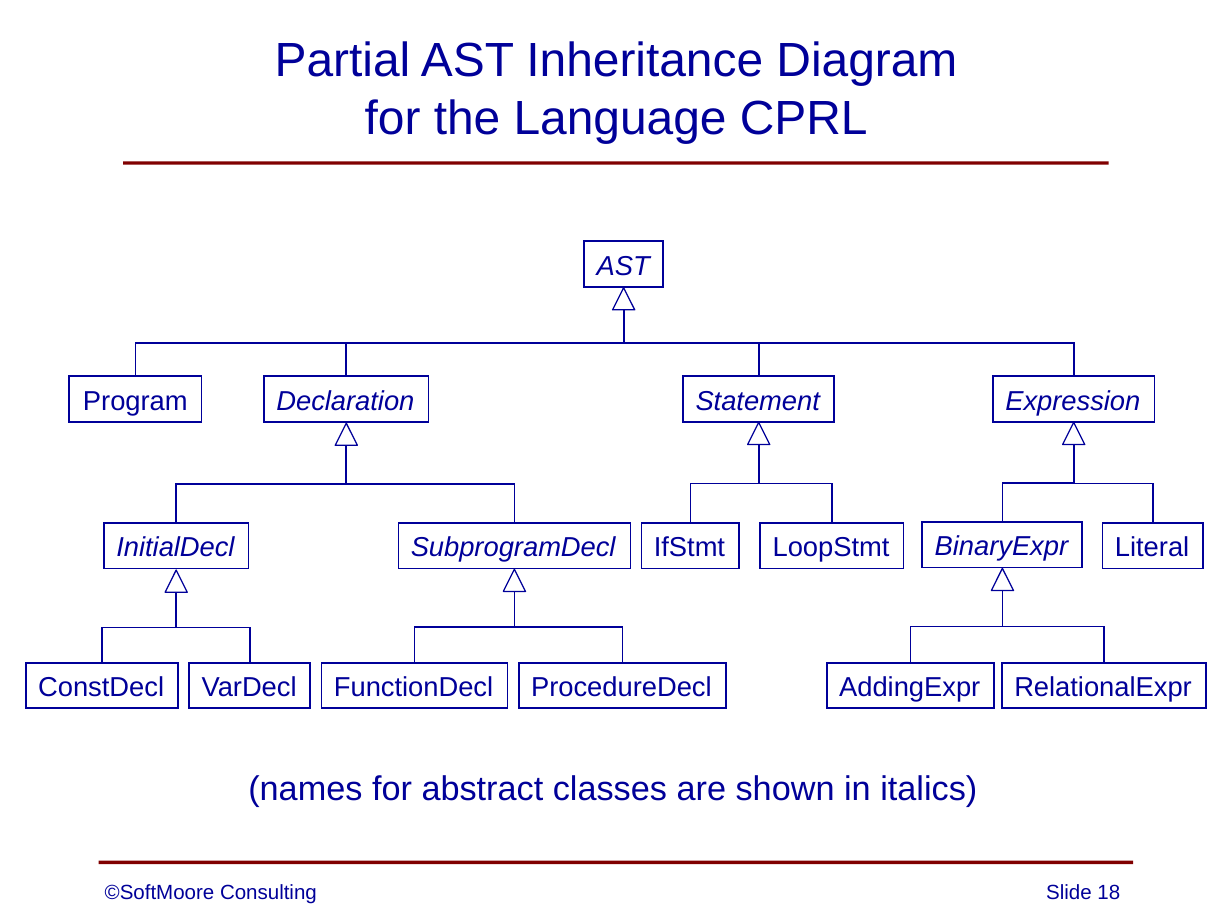
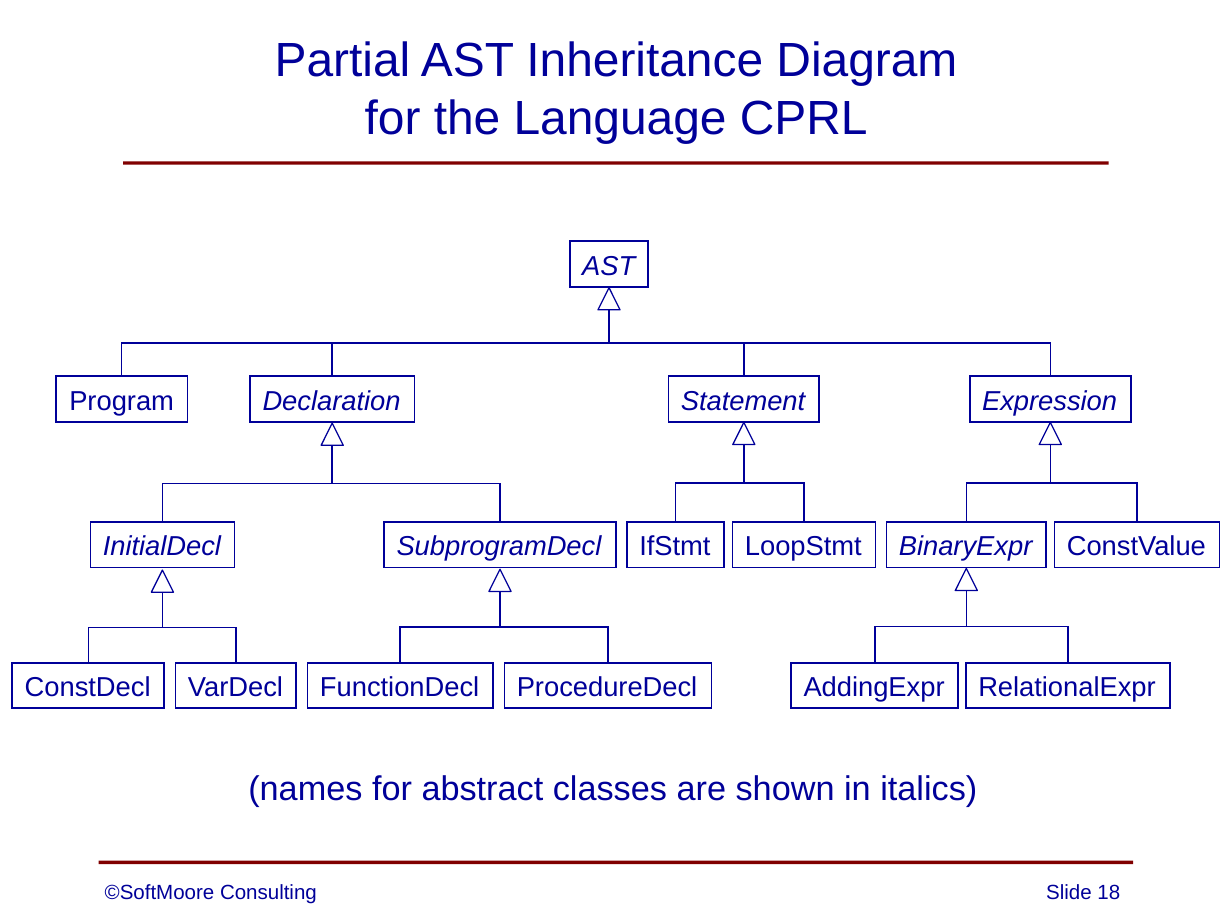
Before and after one commit to SoftMoore/CPRL-Kt, a slide deck: slide 18 of PowerPoint Slides/08 - Abstract Syntax Trees.pptx. Drawn at 1232x924 pixels with LibreOffice and Linux fonts; fonts in the diff are those of the drawing. Boxes give left, top, right and bottom in pixels: in the first picture for what was removed or moved away, otherwise in the second. Text is boxed around its words. In the diff, an @@ line names an element or a change of style, - is before the commit and + after.

Commit message:
minor correction to one slide

```diff
--- a/PowerPoint Slides/08 - Abstract Syntax Trees.pptx
+++ b/PowerPoint Slides/08 - Abstract Syntax Trees.pptx
@@ elbow line moved from (1074, 376) - (623, 309) to (1051, 376) - (609, 309) @@
@@ elbow line moved from (832, 522) - (759, 445) to (804, 522) - (744, 445) @@
@@ elbow line moved from (1003, 522) - (1074, 445) to (966, 522) - (1051, 445) @@
@@ 2 rectangles, 1 triangle: place and size @@
-2 rectangles, 1 triangle at [760, 376, 1154, 568]
+2 rectangles, 1 triangle at [733, 376, 1131, 568]
@@ elbow line moved from (1153, 522) - (1074, 445) to (1137, 522) - (1051, 445) @@
@@ rectangle added at [1055, 522, 1220, 568], outline #000099 1 pt, 16 pt, text #000099 @@
+ConstValue
@@ rectangle removed at [1103, 522, 1202, 568] @@
-Literal
@@ 11 rectangles, 10 elbow lines, 5 triangles: place and size @@
-11 rectangles, 10 elbow lines, 5 triangles at [26, 241, 835, 708]
+11 rectangles, 10 elbow lines, 5 triangles at [12, 241, 819, 708]
@@ 3 rectangles, 2 elbow lines, 1 triangle: place and size @@
-3 rectangles, 2 elbow lines, 1 triangle at [827, 522, 1206, 708]
+3 rectangles, 2 elbow lines, 1 triangle at [791, 522, 1170, 708]
```
